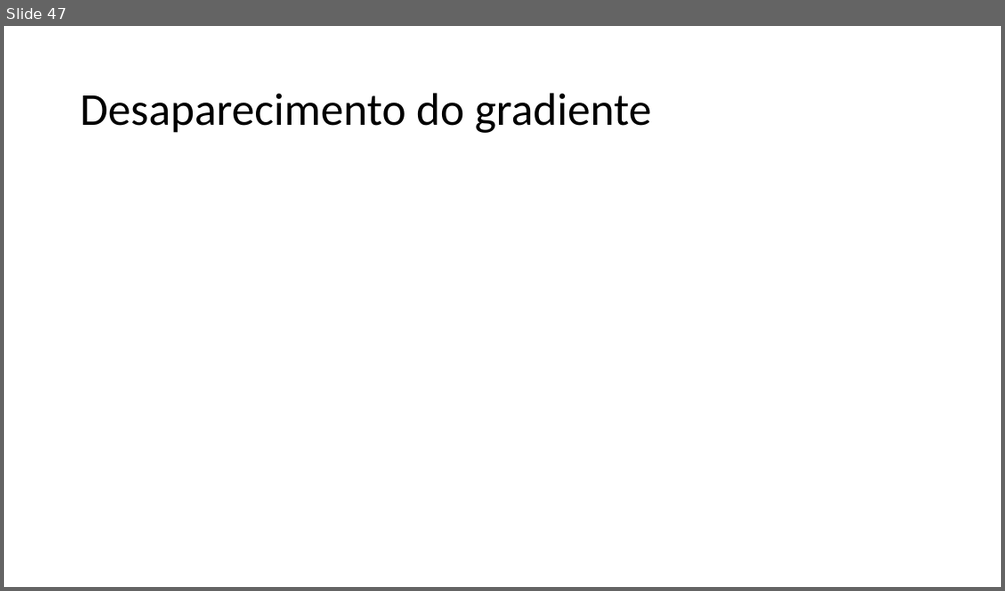
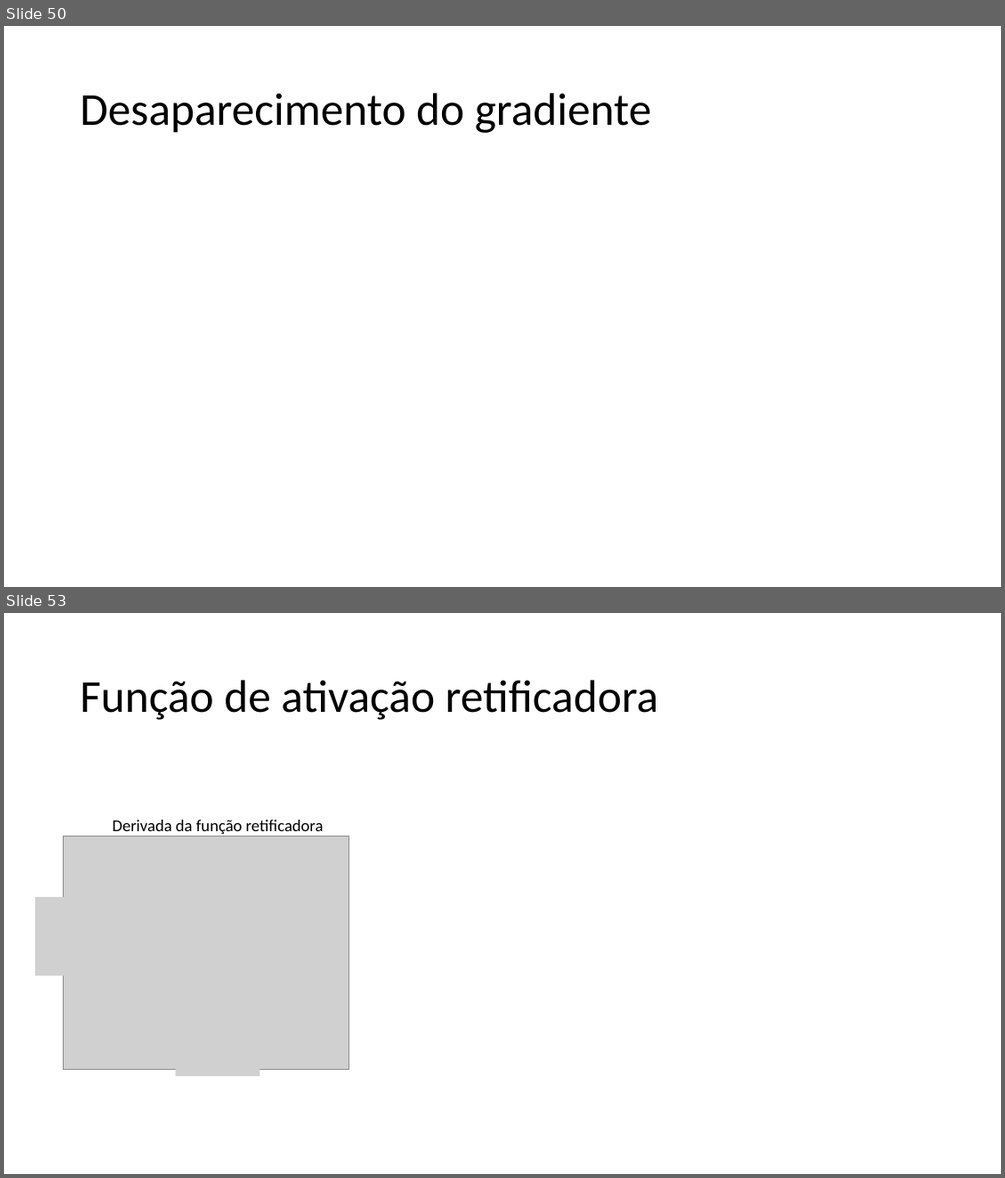
Before and after one commit to zz4fap/c24_inteligencia_artificial, a slide deck: slides/C24_MLP.pptx. Shown one above the other, each under a label of ours: slide 47 before the commit, slides 50 and 53 after it; the slides between them are not shown. The pictures are 1005x591 and 1005x1178 pixels, drawn with LibreOffice and Linux fonts; fonts in the diff are those of the drawing; grey boxes stand for pictures. Boxes give left, top, right and bottom in pixels: in the first picture for what was removed or moved away, otherwise in the second. Text is boxed around its words. In the diff, an @@ line names an element or a change of style, - is before the commit and + after.

```diff
--- a/slides/C24_MLP.pptx
+++ b/slides/C24_MLP.pptx
@@ slide 53 added at (x1=4, y1=613, x2=1001, y2=1174), background #FFFFFF @@
@@ title added at (x1=80, y1=680, x2=659, y2=720), 44 pt, text #000000 @@
+Função de ativação retificadora
@@ group added at (x1=35, y1=819, x2=348, y2=1076): 3 pictures, 1 text @@
+Derivada da função retificadora
@@ what was slide 47 is now slide 50 @@
```
Also in this commit, not shown: 1 slide changed, 11 other slides added, 4 slides removed.
